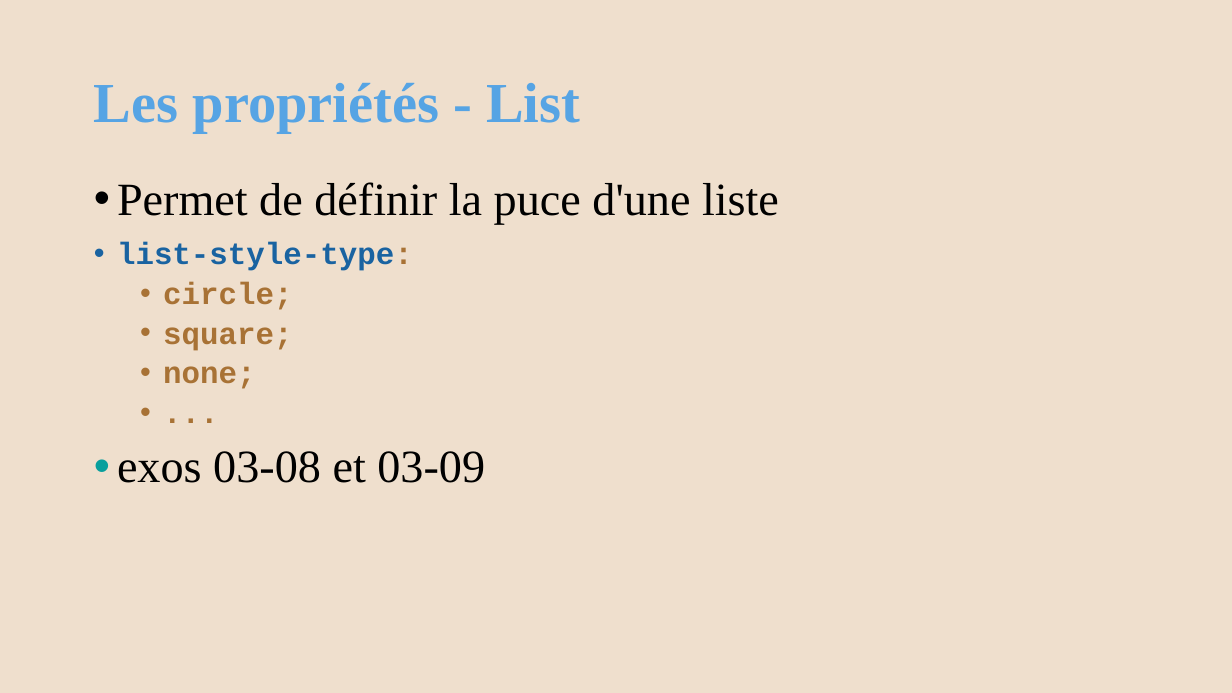
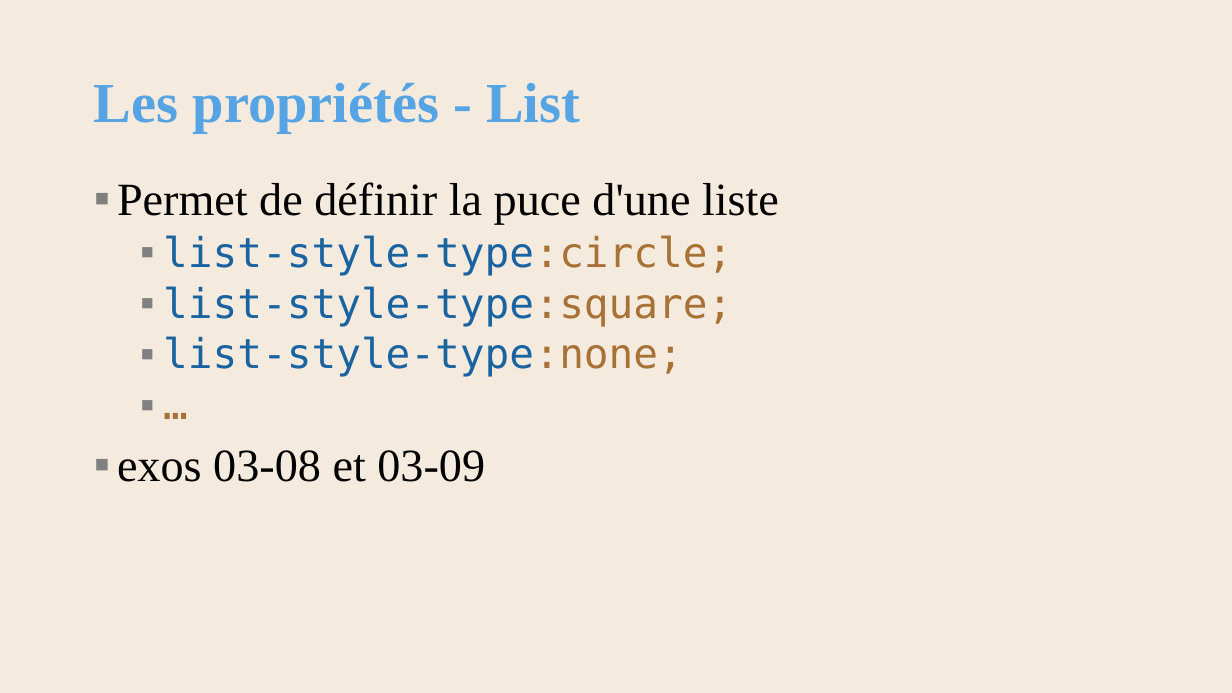
Before and after one commit to AlainWafflard/4IPW3, a slide deck: slide 35 of syllabus/14_mise_en_forme_CSS/syllabus_14_CSS.pptx (slide 33 before the commit). Drawn at 1232x693 pixels with LibreOffice and Linux fonts; fonts in the diff are those of the drawing; background and template pictures are left out. Boxes give left, top, right and bottom in pixels: in the first picture for what was removed or moved away, otherwise in the second. Text is boxed around its words. In the diff, an @@ line names an element or a change of style, - is before the commit and + after.

```diff
--- a/syllabus/14_mise_en_forme_CSS/syllabus_14_CSS.pptx
+++ b/syllabus/14_mise_en_forme_CSS/syllabus_14_CSS.pptx
@@ background #EFDFCD to #F5EADE @@
@@ text at box(117, 182, 779, 482): bullet • to ▪; more space between paragraphs; bullet colour #000000 to #808080; bullet colour #099F9D to #808080 @@
@@ text at box(163, 235, 732, 377): text changed; size 24 to 32 pt; font Courier New to DejaVu Sans Mono; text colour #A87235 to #1963A1; bold off @@
-• list-style-type:
-  • circle;
-  • square;
-  • none;
-  • ...
+  ▪ list-style-type:circle;
+  ▪ list-style-type:square;
+  ▪ list-style-type:none;
+  ▪ …
```
Also in this commit, not shown: 51 other slides changed, 5 slides added, 23 other files.
